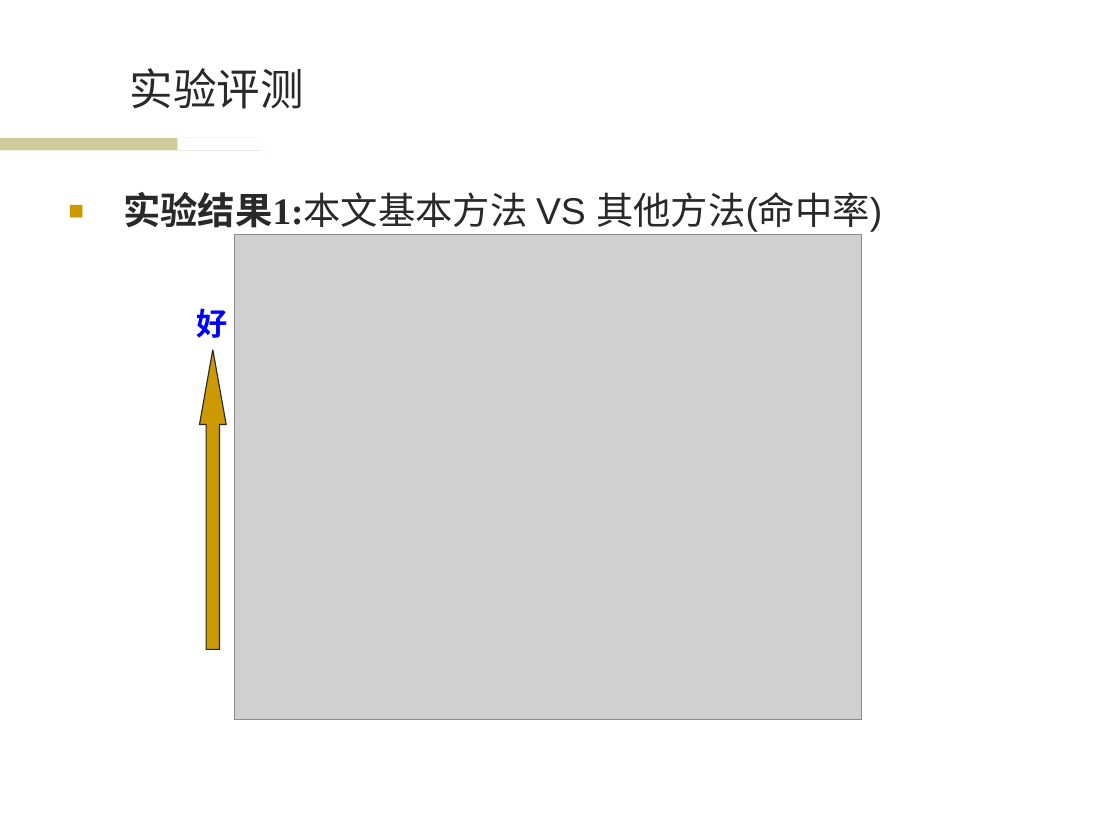
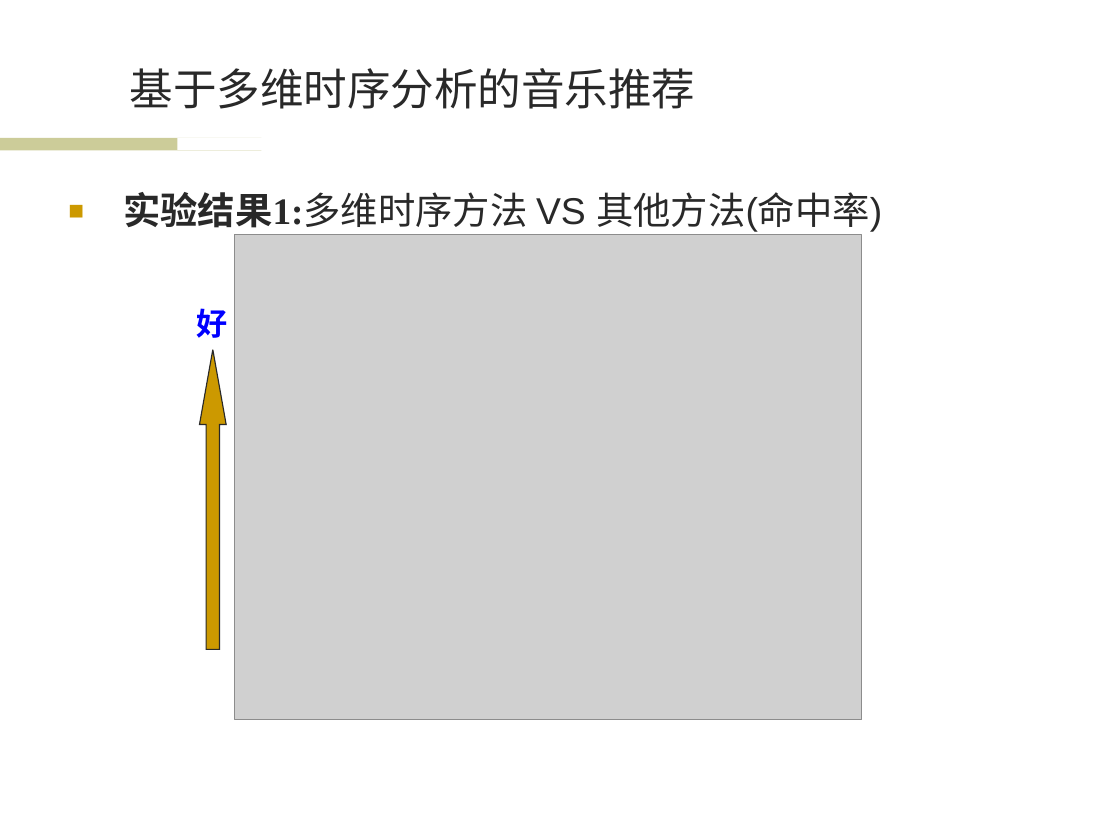
Before and after one commit to wwssttt/NJUThesis, a slide deck: slide 12 of ppt/一种基于时间序列分析的个性化音乐推荐系统及其实现.ppt (slide 14 before the commit). Drawn at 1120x840 pixels with LibreOffice and Linux fonts; fonts in the diff are those of the drawing; grey boxes stand for pictures; background and template pictures are left out. Boxes give left, top, right and bottom in pixels: in the first picture for what was removed or moved away, otherwise in the second. Text is boxed around its words. In the diff, an @@ line names an element or a change of style, - is before the commit and + after.

```diff
--- a/ppt/一种基于时间序列分析的个性化音乐推荐系统及其实现.ppt
+++ b/ppt/一种基于时间序列分析的个性化音乐推荐系统及其实现.ppt
@@ title at [130, 68, 695, 109]: text changed @@
-实验评测
+基于多维时序分析的音乐推荐
@@ text at [123, 192, 882, 235]: text changed @@
-■ 实验结果1:本文基本方法 VS 其他方法(命中率)
+■ 实验结果1:多维时序方法 VS 其他方法(命中率)
```
Also in this commit, not shown: 11 other slides changed, 1 slide added.
